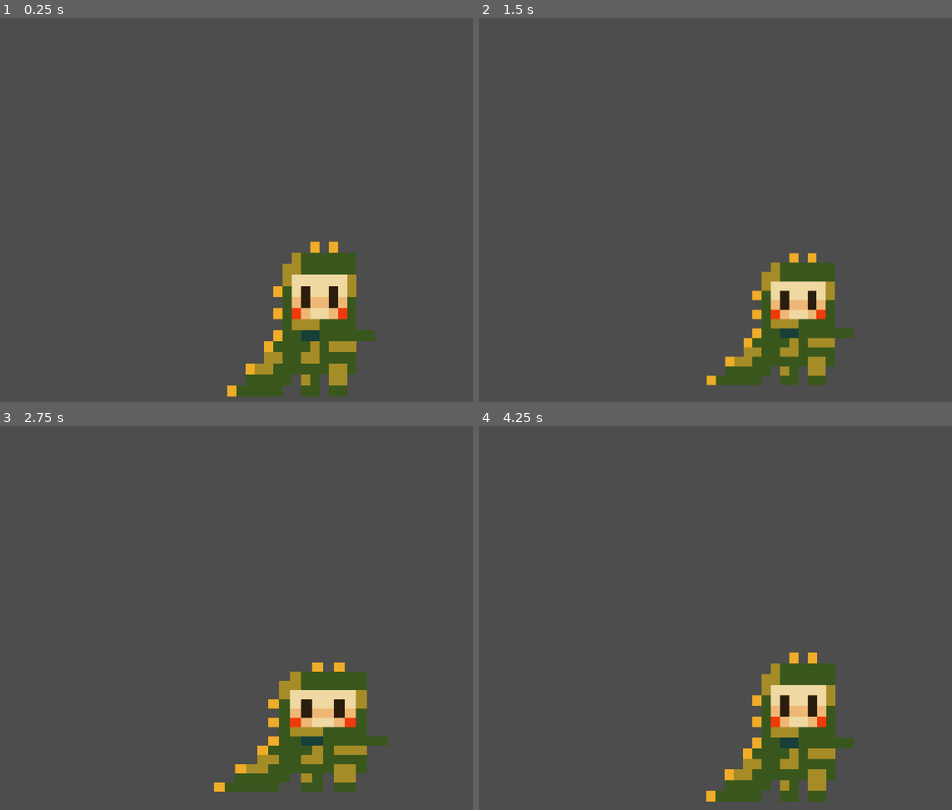
Above: before the commit, frames 1-4 (two rows, left to right).
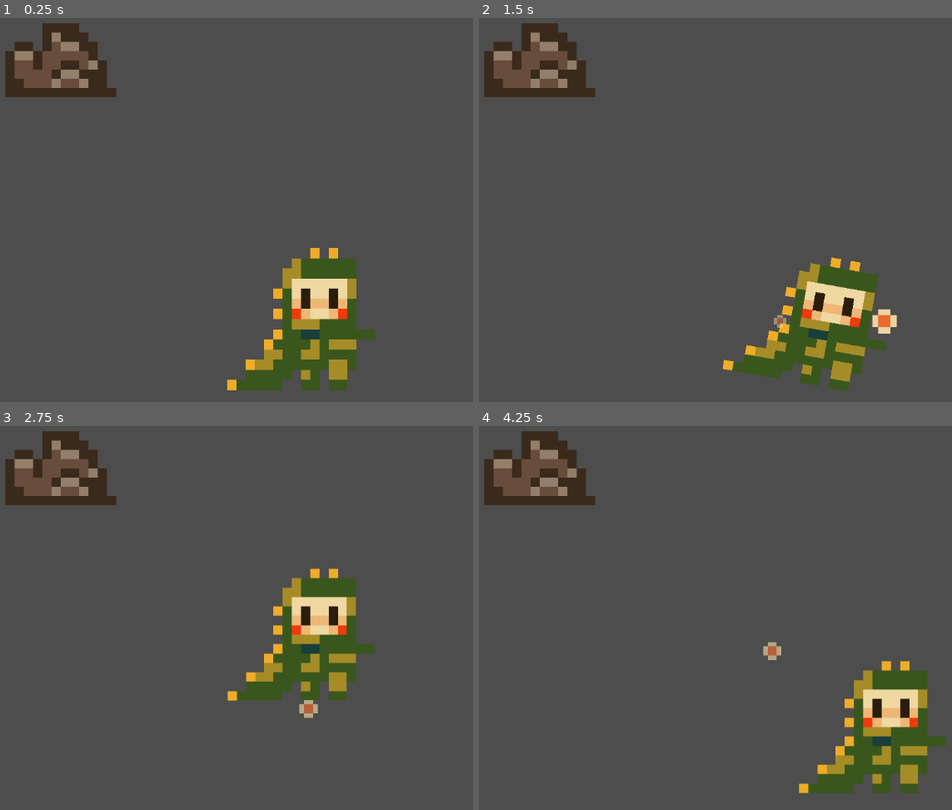
Above: after the commit, the same moments.

Repository: Valeria-Lee/juego-desarrollo-movil
Game: Godot game, scene res://scenes/test_scene.tscn
Two runs of this game, one before a commit and one after it. Both use one fixed random seed, a clock stepped at 60 frames per second and the inputs below.
Inputs (mouse positions are in pixels of both pictures, inside the frame that each line leads up to):
- Up to frame 1 (0.25 s): no input
- Up to frame 2 (1.5 s): move the mouse to (928, 286) at 0.52 s; click (928, 286) at 0.67 s; move the mouse to (649, 352) at 1.27 s; click (649, 352) at 1.42 s
- Up to frame 3 (2.75 s): move the mouse to (368, 579) at 2.02 s; click (368, 579) at 2.17 s
- Up to frame 4 (4.25 s): move the mouse to (outside the picture) at 2.77 s; click (outside the picture) at 2.92 s; move the mouse to (outside the picture) at 3.52 s; click (outside the picture) at 3.67 s

The runs differ from the first frame. In frame 1, 4.9% of the frame differs, in the area x 1-80%, y 1-99%; in frame 2, 10%; in frame 3, 15%; in frame 4, 15%, in the area x 1-99%, y 1-98%.

Commit message:
feat: logica de inventario, objeto destruible, mejoras graficas al movimiento

Diff:
--- a/entities/player.tscn
+++ b/entities/player.tscn
@@ -1,6 +1,6 @@
 [gd_scene load_steps=12 format=3 uid="uid://bwo6pal7tt88s"]
 
-[ext_resource type="Script" uid="uid://cl0hbicww6j3r" path="res://scripts/entities/player.gd" id="1_b0kkn"]
+[ext_resource type="Script" uid="uid://cl0hbicww6j3r" path="res://scripts/entities/Player.gd" id="1_b0kkn"]
 [ext_resource type="Texture2D" uid="uid://cbqcgtj08cer8" path="res://assets/art/sprites/player/player.png" id="1_merdl"]
 [ext_resource type="Texture2D" uid="uid://15e37rtwerr8" path="res://assets/art/sprites/player/walking_particles.png" id="3_e4p34"]
 
@@ -17,21 +17,6 @@
 
 [sub_resource type="Gradient" id="Gradient_qly61"]
 colors = PackedColorArray(1, 1, 1, 1, 1, 1, 1, 0.36862746)
-
-[sub_resource type="Animation" id="Animation_e4p34"]
-resource_name = "walking"
-tracks/0/type = "value"
-tracks/0/imported = false
-tracks/0/enabled = true
-tracks/0/path = NodePath("Sprite2D:rotation")
-tracks/0/interp = 1
-tracks/0/loop_wrap = true
-tracks/0/keys = {
-"times": PackedFloat32Array(0, 0.2, 0.4, 0.6, 0.8, 1),
-"transitions": PackedFloat32Array(1, 1, 1, 1, 1, 1),
-"update": 0,
-"values": [0.0, 0.34906584, 0.0, -0.34906584, 0.0, 0.34906584]
-}
 
 [sub_resource type="Animation" id="Animation_rfe5m"]
 length = 0.001
@@ -62,6 +47,7 @@
 
 [sub_resource type="Animation" id="Animation_qly61"]
 resource_name = "idle"
+loop_mode = 1
 tracks/0/type = "value"
 tracks/0/imported = false
 tracks/0/enabled = true
@@ -72,7 +58,24 @@
 "times": PackedFloat32Array(0, 0.25, 0.5, 0.75, 1),
 "transitions": PackedFloat32Array(1, 1, 1, 1, 1),
 "update": 0,
-"values": [Vector2(1, 1), Vector2(1, 1.2), Vector2(1, 1), Vector2(1.2, 1), Vector2(1, 1)]
+"values": [Vector2(1, 1), Vector2(1, 1.1), Vector2(1, 1), Vector2(1.1, 1), Vector2(1, 1)]
+}
+
+[sub_resource type="Animation" id="Animation_e4p34"]
+resource_name = "walking"
+length = 0.2
+loop_mode = 1
+tracks/0/type = "value"
+tracks/0/imported = false
+tracks/0/enabled = true
+tracks/0/path = NodePath("Sprite2D:rotation")
+tracks/0/interp = 1
+tracks/0/loop_wrap = true
+tracks/0/keys = {
+"times": PackedFloat32Array(0, 0.1, 0.2),
+"transitions": PackedFloat32Array(1, 1, 1),
+"update": 0,
+"values": [0.0, 0.34906584, 0.0]
 }
 
 [sub_resource type="AnimationLibrary" id="AnimationLibrary_qly61"]
--- /dev/null
+++ b/prefabs/destructible_object.tscn
@@ -0,0 +1,25 @@
+[gd_scene load_steps=3 format=3 uid="uid://btuysijhbfbl4"]
+
+[ext_resource type="Script" uid="uid://dggjkl82u3yn4" path="res://scripts/systems/destructible_object.gd" id="1_5dlyv"]
+
+[sub_resource type="Gradient" id="Gradient_5dlyv"]
+colors = PackedColorArray(0.22352941, 0.16470589, 0.10980392, 1, 0.40784314, 0.29803923, 0.23529412, 1)
+
+[node name="DestructibleObject" type="Area2D"]
+script = ExtResource("1_5dlyv")
+
+[node name="Sprite2D" type="Sprite2D" parent="."]
+
+[node name="CollisionShape2D" type="CollisionShape2D" parent="."]
+
+[node name="CPUParticles2D" type="CPUParticles2D" parent="."]
+amount = 6
+explosiveness = 0.2
+emission_shape = 1
+emission_sphere_radius = 1.0
+direction = Vector2(0, 1)
+spread = 0.0
+gravity = Vector2(0, 40)
+initial_velocity_min = 5.0
+initial_velocity_max = 10.0
+color_ramp = SubResource("Gradient_5dlyv")
--- /dev/null
+++ b/prefabs/loot_object.tscn
@@ -0,0 +1,3 @@
+[gd_scene format=3 uid="uid://bwqs1cbxulag8"]
+
+[node name="LootObject" type="Area2D"]
--- a/project.godot
+++ b/project.godot
@@ -15,6 +15,10 @@
 config/features=PackedStringArray("4.5", "Mobile")
 config/icon="res://icon.svg"
 
+[autoload]
+
+InventoryManager="*res://scripts/core/InventoryManager.gd"
+
 [display]
 
 window/size/viewport_width=72
--- /dev/null
+++ b/resources/rock.tscn
@@ -0,0 +1,24 @@
+[gd_scene load_steps=5 format=3 uid="uid://pn0wtmf3t46e"]
+
+[ext_resource type="PackedScene" uid="uid://btuysijhbfbl4" path="res://prefabs/destructible_object.tscn" id="1_xokju"]
+[ext_resource type="Texture2D" uid="uid://c6mmcqjicpbfw" path="res://assets/art/sprites/resources/piedra1.png" id="2_2522u"]
+
+[sub_resource type="AtlasTexture" id="AtlasTexture_2522u"]
+atlas = ExtResource("2_2522u")
+region = Rect2(0, 0, 12, 0)
+
+[sub_resource type="RectangleShape2D" id="RectangleShape2D_2522u"]
+size = Vector2(12, 8)
+
+[node name="Rock" instance=ExtResource("1_xokju")]
+
+[node name="Sprite2D" parent="." index="0"]
+texture = SubResource("AtlasTexture_2522u")
+
+[node name="CollisionShape2D" parent="." index="1"]
+shape = SubResource("RectangleShape2D_2522u")
+
+[node name="CPUParticles2D" parent="." index="2"]
+emitting = false
+amount = 8
+one_shot = true
--- a/scenes/test_scene.tscn
+++ b/scenes/test_scene.tscn
@@ -1,7 +1,10 @@
-[gd_scene load_steps=3 format=3 uid="uid://bpqxwwo3vb3s3"]
+[gd_scene load_steps=6 format=3 uid="uid://bpqxwwo3vb3s3"]
 
 [ext_resource type="PackedScene" uid="uid://bwo6pal7tt88s" path="res://entities/player.tscn" id="1_g7g4h"]
 [ext_resource type="Script" uid="uid://bi0txwcfpdm2s" path="res://scripts/test_scene.gd" id="1_j8ivh"]
+[ext_resource type="Resource" uid="uid://0el2t4ex0a47" path="res://scripts/systems/inventory/player_inventory.tres" id="3_7ddre"]
+[ext_resource type="Resource" uid="uid://cu0l173wtexx3" path="res://scripts/systems/inventory/items/meat.tres" id="3_nd71p"]
+[ext_resource type="PackedScene" uid="uid://pn0wtmf3t46e" path="res://resources/rock.tscn" id="5_qjeyg"]
 
 [node name="TestScene" type="Node2D"]
 script = ExtResource("1_j8ivh")
@@ -14,5 +17,10 @@
 
 [node name="Player" parent="." instance=ExtResource("1_g7g4h")]
 position = Vector2(36, 36)
+inventory = ExtResource("3_7ddre")
+ingredient_to_add = ExtResource("3_nd71p")
 
 [node name="CanvasLayer" type="CanvasLayer" parent="."]
+
+[node name="Rock" parent="." instance=ExtResource("5_qjeyg")]
+position = Vector2(10, 8)
--- /dev/null
+++ b/scripts/core/InventoryManager.gd
@@ -0,0 +1,14 @@
+extends Node
+
+func add_item(inventory_data: InventoryData, item: ItemData, quantity: int = 1):
+	if inventory_data:
+		var dict = inventory_data.content
+
+		if dict.has(item):
+			dict[item] += quantity
+		else:
+			dict[item] = quantity
+
+		print("added ", item.item_name, ". total: ", dict[item])
+	else:
+		push_error("InventoryManager has no InventoryData assigned!")
--- a/scripts/entities/player.gd
+++ b/scripts/entities/Player.gd
@@ -1,6 +1,6 @@
 extends CharacterBody2D
 
-@export var SPEED := 200.0
+@export var SPEED := 100.0
 const TILE_SIZE := Vector2(10, 10)
 
 var target_position: Vector2
@@ -9,11 +9,19 @@
 @onready var walking_particles = $WalkingParticles
 @onready var anim_player = $AnimationPlayer
 
+@export var inventory: InventoryData
+
+# - TESTING
+@export var ingredient_to_add: ItemData
+
 func _ready():
+	InventoryManager.add_item(inventory, ingredient_to_add, 5)
 	target_position = global_position
 
+
 func _unhandled_input(event):
-	if event is InputEventScreenTouch and event.pressed and not moving:
+	# if event is InputEventScreenTouch and event.pressed and not moving:
+	if event is InputEventMouseButton and event.pressed and not moving:
 		var touch_pos = get_global_mouse_position()
 		var diff = touch_pos - global_position
 
@@ -29,7 +37,6 @@
 func _physics_process(delta):
 	if moving:
 		var direction = target_position - global_position
-
 		walking_particles.emitting = true
 
 		if direction.length() < 2:
@@ -38,10 +45,15 @@
 		else:
 			global_position += direction.normalized() * SPEED * delta
 
-		anim_player.play("walking")
+		if anim_player.current_animation != "walking":
+			anim_player.play("walking")
+	else:
+		walking_particles.emitting = false
 
-	walking_particles.emitting = false
-	anim_player.play("idle")
+		if anim_player.current_animation != "idle":
+			anim_player.play("idle")
+			$Sprite2D.rotation = 0
+
 
 func try_move(dir: Vector2):
 	var next_position = target_position + dir * TILE_SIZE
--- /dev/null
+++ b/scripts/systems/destructible_object.gd
@@ -0,0 +1,34 @@
+extends Area2D
+
+@onready var particles = $CPUParticles2D
+@onready var sprite = $Sprite2D
+var health = 100.0
+
+#TODO: wait a tiny bit in order to destroy it, add an await func
+
+func _input_event(viewport, event, shape_idx):
+	# if event is InputEventScreenTouch and event.pressed:
+	if event is InputEventMouseButton and event.pressed:
+		add_damage()
+
+func add_damage():
+	health -= 25
+
+	print(health)
+	particles.emitting = true
+
+	if is_equal_approx(health, 0.0):
+		particles.emitting = true
+		destroy_object()
+
+func destroy_object():
+	if sprite:
+		sprite.visible = false
+
+	particles.emitting = true
+
+	await get_tree().create_timer(particles.lifetime).timeout
+
+	# here add it to the inventory
+
+	queue_free()
--- /dev/null
+++ b/scripts/systems/inventory/InventoryData.gd
@@ -0,0 +1,4 @@
+extends Resource
+class_name InventoryData
+
+@export var content: Dictionary = {} # ItemData (Key) : int (Quantity)
--- /dev/null
+++ b/scripts/systems/inventory/ItemData.gd
@@ -0,0 +1,7 @@
+extends Resource
+class_name ItemData
+
+@export var item_name: String = ""
+@export_multiline var description: String = ""
+@export var texture: Texture2D
+@export var stackable: bool = false
--- /dev/null
+++ b/scripts/systems/inventory/items/meat.tres
@@ -0,0 +1,12 @@
+[gd_resource type="Resource" script_class="ItemData" load_steps=3 format=3 uid="uid://cu0l173wtexx3"]
+
+[ext_resource type="Script" uid="uid://qfmo8wwr2gdt" path="res://scripts/systems/inventory/ItemData.gd" id="1_3awaq"]
+[ext_resource type="Texture2D" uid="uid://dpo8kmnrtutl8" path="res://assets/art/sprites/ingredients/meat.png" id="2_v48eq"]
+
+[resource]
+script = ExtResource("1_3awaq")
+item_name = "meat"
+description = "meat for the burger"
+texture = ExtResource("2_v48eq")
+stackable = true
+metadata/_custom_type_script = "uid://qfmo8wwr2gdt"
--- /dev/null
+++ b/scripts/systems/inventory/player_inventory.tres
@@ -0,0 +1,7 @@
+[gd_resource type="Resource" script_class="InventoryData" load_steps=2 format=3 uid="uid://0el2t4ex0a47"]
+
+[ext_resource type="Script" uid="uid://c2ue1lldgrlf2" path="res://scripts/systems/inventory/InventoryData.gd" id="1_m0vp0"]
+
+[resource]
+script = ExtResource("1_m0vp0")
+metadata/_custom_type_script = "uid://c2ue1lldgrlf2"
Binary file added: assets/art/sprites/resources/piedra1.png
Not shown, added: assets/art/sprites/resources/piedra1.png.import
Not shown, added: scripts/core/InventoryManager.gd.uid
Renamed: scripts/entities/player.gd.uid -> scripts/entities/Player.gd.uid
Not shown, added: scripts/systems/destructible_object.gd.uid
Not shown, added: scripts/systems/inventory/InventoryData.gd.uid
Not shown, added: scripts/systems/inventory/ItemData.gd.uid
